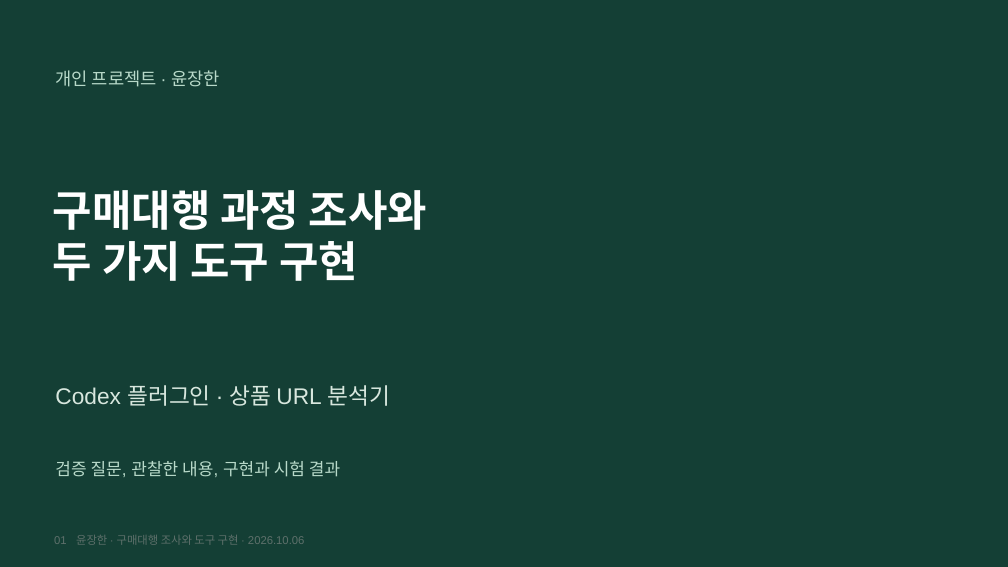
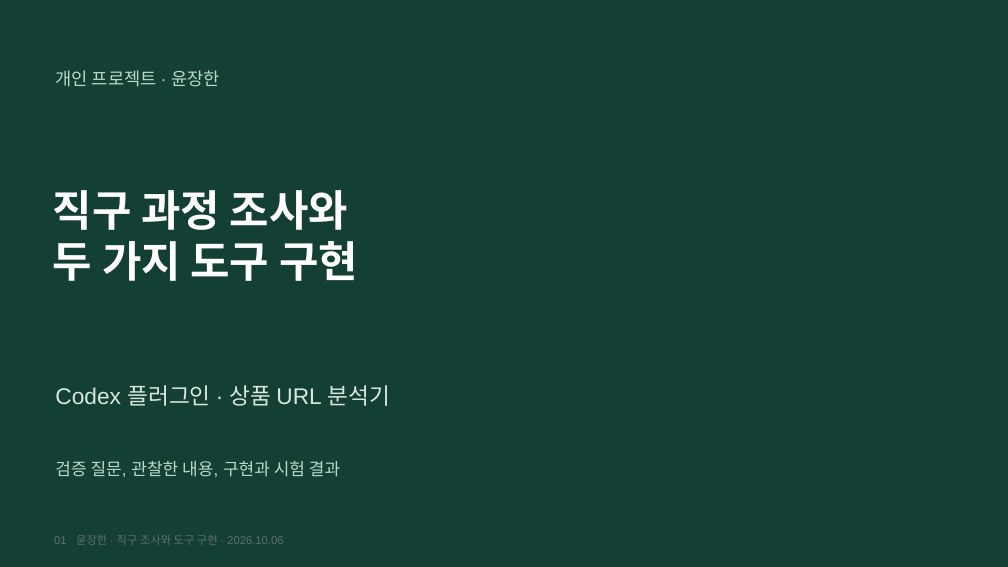
Before and after one commit to y00nZZang/crossborder-purchase-agent, a slide deck: slide 1 of portfolio/crossborder-portfolio.pptx. Drawn at 1008x567 pixels with LibreOffice and Linux fonts; fonts in the diff are those of the drawing. Boxes give left, top, right and bottom in pixels: in the first picture for what was removed or moved away, otherwise in the second. Text is boxed around its words. In the diff, an @@ line names an element or a change of style, - is before the commit and + after.

```diff
--- a/portfolio/crossborder-portfolio.pptx
+++ b/portfolio/crossborder-portfolio.pptx
@@ text at [53, 190, 348, 230]: text changed @@
-구매대행 과정 조사와
+직구 과정 조사와
@@ text at [54, 535, 283, 545]: text changed @@
-01 윤장한 · 구매대행 조사와 도구 구현 · 2026.10.06
+01 윤장한 · 직구 조사와 도구 구현 · 2026.10.06
```
Also in this commit, not shown: 12 other slides changed, 2 slides added, 2 slides removed, 9 other files.
